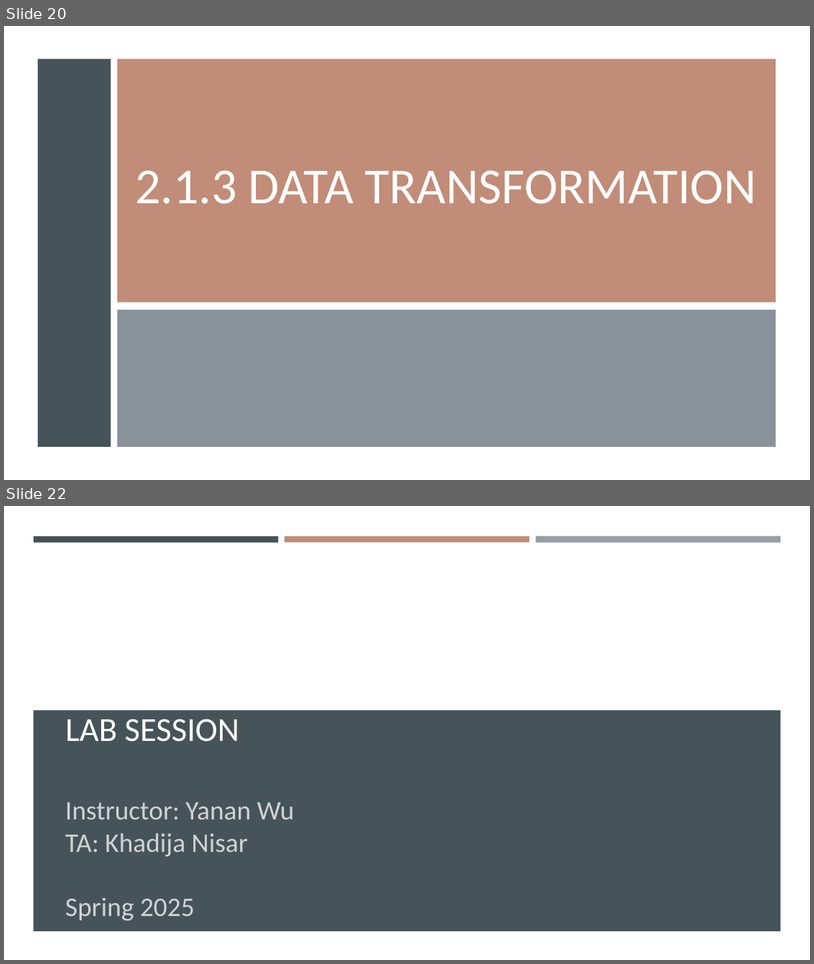
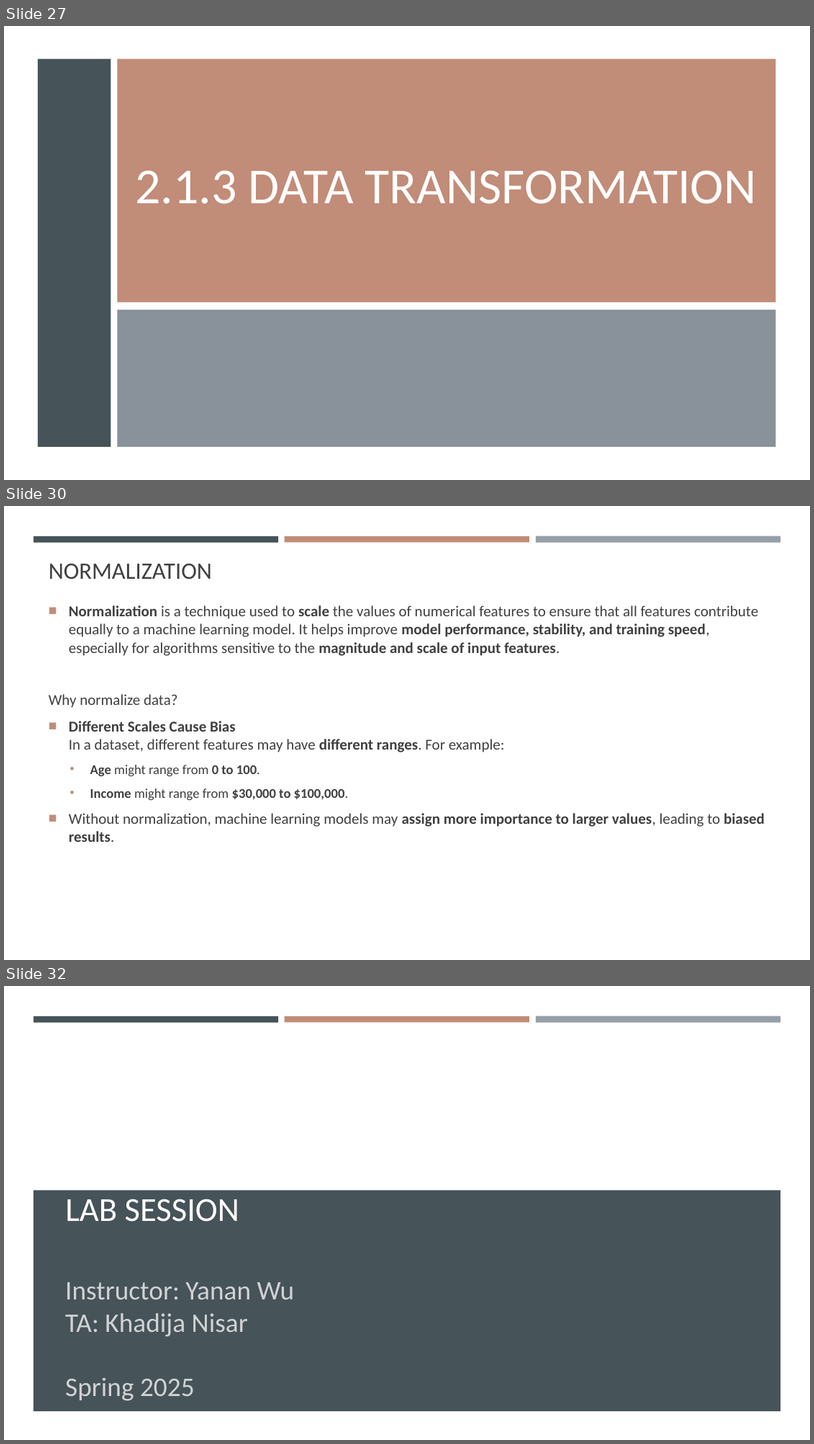
Before and after one commit to gisynw/geog-247, a slide deck: docs/Lectures/Week03/Week03_DataExploration.pptx. Shown one above the other, each under a label of ours: slides 20 and 22 before the commit, slides 27, 30 and 32 after it; the slides between them are not shown. The pictures are 814x964 and 814x1444 pixels, drawn with LibreOffice and Linux fonts; fonts in the diff are those of the drawing; background and template pictures are left out. Boxes give left, top, right and bottom in pixels: in the first picture for what was removed or moved away, otherwise in the second. Text is boxed around its words. In the diff, an @@ line names an element or a change of style, - is before the commit and + after.

```diff
--- a/docs/Lectures/Week03/Week03_DataExploration.pptx
+++ b/docs/Lectures/Week03/Week03_DataExploration.pptx
@@ slide 30 added at (x1=4, y1=506, x2=810, y2=960), background #FFFFFF; not listed: 3 template elements that a slide beside it also shows @@
@@ title added at (x1=49, y1=564, x2=212, y2=579), 28 pt, text #404040 @@
+NORMALIZATION
@@ text added at (x1=49, y1=605, x2=765, y2=842), 18 pt, text #404040 @@
+■ Normalization is a technique used to scale the values of numerical features to ensure that all features contribute equally to a machine learning model. It helps improve model performance, stability, and training speed, especially for algorithms sensitive to the magnitude and scale of input features.
+Why normalize data?
+■ Different Scales Cause Bias
+  In a dataset, different features may have different ranges. For example:
+  • Age might range from 0 to 100.
+  • Income might range from $30,000 to $100,000.
+■ Without normalization, machine learning models may assign more importance to larger values, leading to biased results.
@@ what was slide 20 is now slide 27 @@
@@ what was slide 22 is now slide 32 @@
```
Also in this commit, not shown: 1 slide changed, 10 other slides added, 3 slides removed, 10 other files.
